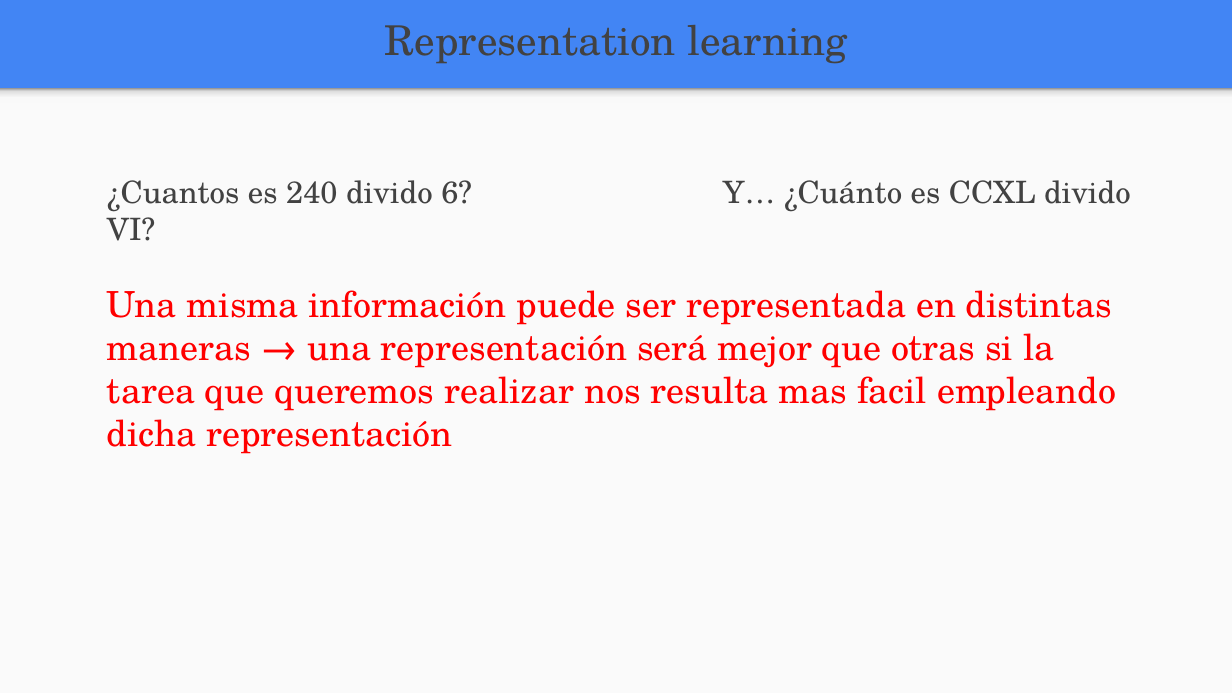
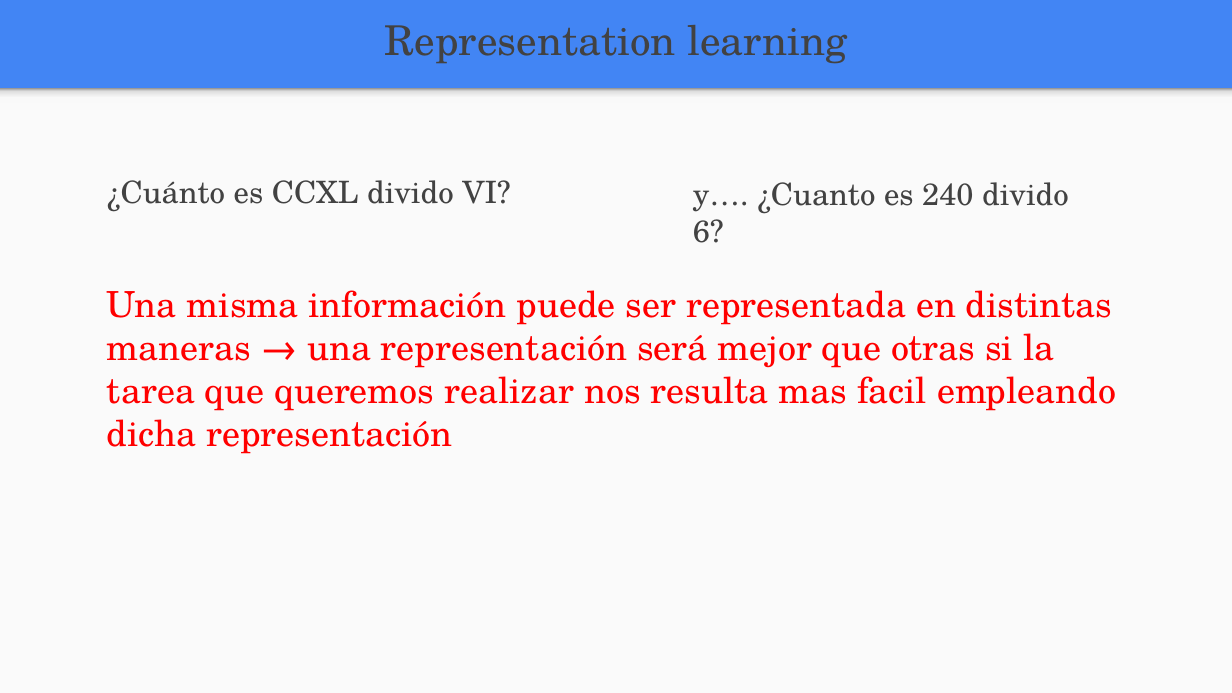
Before and after one commit to FIUBA-Posgrado-Inteligencia-Artificial/aprendizaje_profundo, a slide deck: slide 3 of clase_7/teoria/Clase_7.pptx. Drawn at 1232x693 pixels with LibreOffice and Linux fonts; fonts in the diff are those of the drawing. Boxes give left, top, right and bottom in pixels: in the first picture for what was removed or moved away, otherwise in the second. Text is boxed around its words. In the diff, an @@ line names an element or a change of style, - is before the commit and + after.

```diff
--- a/clase_7/teoria/Clase_7.pptx
+++ b/clase_7/teoria/Clase_7.pptx
@@ text at box(107, 180, 510, 212): text changed @@
-¿Cuantos es 240 divido 6? Y… ¿Cuánto es CCXL divido VI?
+¿Cuánto es CCXL divido VI?
@@ text added at box(693, 182, 1069, 243), 18 pt, text #424242 @@
+y…. ¿Cuanto es 240 divido 6?
```
Also in this commit, not shown: 2 other slides changed, 1 slide added, 1 slide removed, 8 other files.
